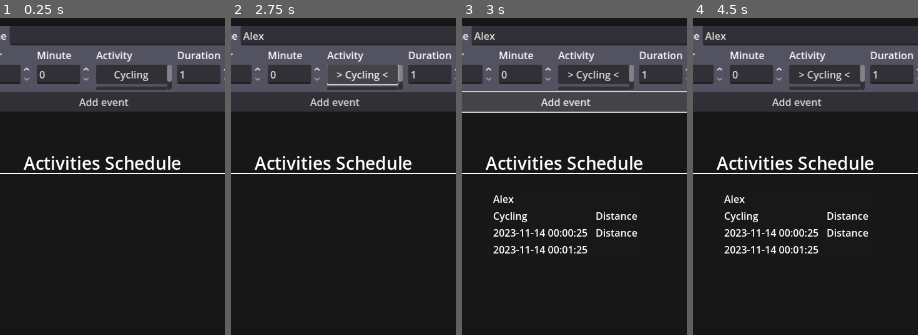
Above: before the commit, frames 1-4 (left to right).
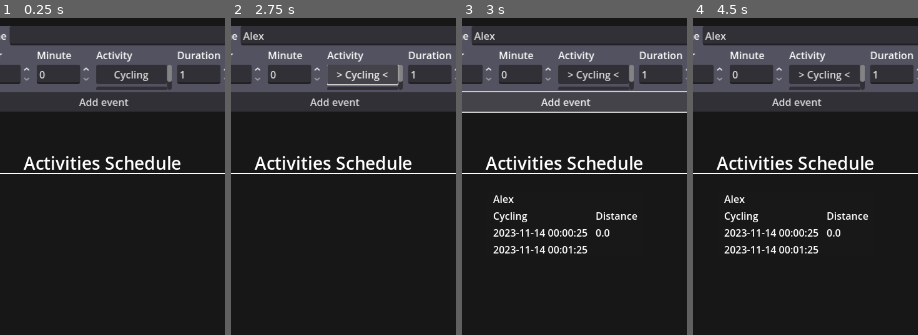
Above: after the commit, the same moments.

Repository: Faisa-l/AT-Interactivity-for-Activity-Project
Game: Godot game, scene res://Scenes/main.tscn
Two runs of this game, one before a commit and one after it. Both use one fixed random seed, a clock stepped at 60 frames per second and the inputs below. The engine's default icon, where the game draws it, is replaced by a stand-in: a white triangle on a blue panel in a dark square.
Inputs (mouse positions are % of the whole screen's width and height, from its top left):
- Up to frame 1 (0.25 s): no input
- Up to frame 2 (2.75 s): click (54, 3) at 0.52 s; type "Alex" at 0.6 s; click (89, 94) at 0.75 s; type "Alex" at 0.83 s; click "Cycling" at 1.25 s; click "> Cycling <" at 2 s
- Up to frame 3 (3 s): click "Walking" at 2.75 s
- Up to frame 4 (4.5 s): click "Add event" at 3.5 s; click "+1 Speed" at 4.25 s
The pictures show only the part of the screen within x 27-77%, y 0-50%; the shares and areas given below are measured in that part.

Frames 1-2 are identical in both runs. In frame 3, 0.3% of the frame differs, in the area x 59-78%, y 66-70%; in frame 4, 0.3%.

Commit message:
Add cycling tracker + fix incorrect notification bug
Bug meant that it would incorrectly update the notification of the activity. This is now fixed as the notification stores activities based on their title rather than activity name.

Diff:
--- a/Resources/cycling_resource.tres
+++ b/Resources/cycling_resource.tres
@@ -6,5 +6,10 @@
 script = ExtResource("1_x5iqu")
 activity_name = "Cycling"
 activity_Type = 2
+tracker_type = 2
 measurement = "Distance"
+stat_table = Dictionary[String, float]({
+"Endurance": 0.2,
+"Health": 0.1
+})
 metadata/_custom_type_script = "uid://dxbuf0hyuehtf"
--- /dev/null
+++ b/Scenes/cycling_tracker.tscn
@@ -0,0 +1,11 @@
+[gd_scene load_steps=2 format=3 uid="uid://xaug7pf560s0"]
+
+[ext_resource type="Script" uid="uid://ds0qo0c46biga" path="res://Scripts/cycling_tracker.gd" id="1_pynsh"]
+
+[node name="CyclingTracker" type="Node"]
+script = ExtResource("1_pynsh")
+speed = 5.0
+
+[node name="Timer" type="Timer" parent="."]
+
+[connection signal="timeout" from="Timer" to="." method="_on_timer_timeout"]
--- a/Scenes/main.tscn
+++ b/Scenes/main.tscn
@@ -1,10 +1,11 @@
-[gd_scene load_steps=7 format=3 uid="uid://cc2u0bi24a4bc"]
+[gd_scene load_steps=8 format=3 uid="uid://cc2u0bi24a4bc"]
 
 [ext_resource type="Script" uid="uid://dfqger3fdq053" path="res://Scripts/main.gd" id="1_8gbba"]
 [ext_resource type="PackedScene" uid="uid://darovhn36ipjb" path="res://Scenes/activity_scheduler.tscn" id="1_jjgbg"]
 [ext_resource type="PackedScene" uid="uid://cfj5mure47nf2" path="res://Scenes/friends_list.tscn" id="2_21xkr"]
 [ext_resource type="PackedScene" uid="uid://cnn2y8cbyyc2u" path="res://Scenes/event_creator.tscn" id="2_bo1nx"]
 [ext_resource type="PackedScene" uid="uid://dnxwb4t8pk6sq" path="res://Scenes/walking_tracker.tscn" id="2_jjvhh"]
+[ext_resource type="PackedScene" uid="uid://xaug7pf560s0" path="res://Scenes/cycling_tracker.tscn" id="3_6bp64"]
 [ext_resource type="PackedScene" uid="uid://c43owxn3dla16" path="res://Scenes/user_pet.tscn" id="5_kry3j"]
 
 [node name="Control" type="Control"]
@@ -29,9 +30,11 @@
 
 [node name="ActivityTracking" type="Node" parent="."]
 
+[node name="ActivityScheduler" parent="ActivityTracking" instance=ExtResource("1_jjgbg")]
+
 [node name="WalkingTracker" parent="ActivityTracking" instance=ExtResource("2_jjvhh")]
 
-[node name="ActivityScheduler" parent="ActivityTracking" instance=ExtResource("1_jjgbg")]
+[node name="CyclingTracker" parent="ActivityTracking" instance=ExtResource("3_6bp64")]
 
 [node name="EventCreator" parent="." instance=ExtResource("2_bo1nx")]
 layout_mode = 1
--- a/Scripts/activity_scheduler.gd
+++ b/Scripts/activity_scheduler.gd
@@ -18,6 +18,7 @@
 	var bstart : int = Time.get_unix_time_from_datetime_dict(starts)
 	var bend : int = bstart + (duration*60)
 	for event in schedule:
+		if title == event.title: return
 		var astart : int = Time.get_unix_time_from_datetime_dict(event.starts)
 		var aend : int = astart + (event.duration*60)
 		if (astart <= bend and bstart <= aend):
@@ -36,7 +37,30 @@
 # Timer duration will be when this checks for activities
 func _on_timer_timeout() -> void:
 
+	# If an event is currently running, emit that it has ran
+	if current_event: event_running.emit(current_event)
+
+	# Loop through all possible events in the schedule
+	for event in schedule:
+
+		# Check if an event needs to be started or ended
+		if is_event_active(event):
+			# Check if this event has just started
+			# An event would have started if the current event was null
+			if !current_event:
+				event_started.emit(event)
+				current_event = event
+			break
+		else:
+			# Check if this event has just ended
+			# An event would have ended if it were previously assigned
+			if event == current_event:
+				event_ended.emit(event)
+				current_event = null
+
+
 	# Loops through each event in the schedule and checks if it is active or not
+	'''
 	var assigned : bool = false
 	for event in schedule:
 		if !assigned and is_event_active(event):
@@ -44,6 +68,7 @@
 				current_event = event
 				event_started.emit(current_event)
 			assigned = true
+
 		# Stop this event if it is the current event
 		else:
 			if current_event and event == current_event:
@@ -53,6 +78,8 @@
 	# Run the tracker for the current event
 	if current_event:
 		event_running.emit(current_event)
+	'''
+
 
 # Checks if this event should be running
 func is_event_active(event : ScheduledActivity) -> bool:
--- a/Scripts/android_step_tracker.gd
+++ b/Scripts/android_step_tracker.gd
@@ -109,6 +109,7 @@
 
 
 func _on_check_for_binding_timeout() -> void:
+	if !valid: return
 
 	# Make sure step counter is initialised
 	initialise_step_counter()
--- /dev/null
+++ b/Scripts/cycling_tracker.gd
@@ -0,0 +1,28 @@
+class_name CyclingTracker extends ActivityTracker
+
+@export
+var speed : float = 1.0
+
+@onready
+var timer : Timer = $Timer
+
+var distance : float = 0.0
+
+func start():
+	timer.start()
+
+func pause():
+	timer.stop()
+
+func reset():
+	timer.stop()
+	distance = 0
+
+func end():
+	reset()
+
+
+
+func _on_timer_timeout() -> void:
+	distance += speed
+	result = distance
--- a/Scripts/friends_list.gd
+++ b/Scripts/friends_list.gd
@@ -26,7 +26,6 @@
 	current_friends += 1
 
 
-
 func _on_button_button_up() -> void:
 	if name_input.text.length() == 0: return
 
--- a/Scripts/main.gd
+++ b/Scripts/main.gd
@@ -8,6 +8,9 @@
 
 @onready
 var walking_tracker : WalkingTracker = $ActivityTracking/WalkingTracker
+
+@onready
+var cycling_tracker : CyclingTracker = $ActivityTracking/CyclingTracker
 
 @onready
 var notification_list : VBoxContainer = $ActivityNotifications
@@ -28,6 +31,7 @@
 	activity_scheduler.event_running.connect(process_event_running)
 
 	trackers[Enums.ActivityType.WALKING] = walking_tracker
+	trackers[Enums.ActivityType.CYCLING] = cycling_tracker
 
 func on_event_submitted(hours: int, minutes: int, activity : PhysicalActivity, duration : int, title : String) -> void:
 	# Convert to dictionary
@@ -40,7 +44,8 @@
 		var card : DisplayedActivityNotification = notification_scene.instantiate()
 		notification_list.add_child(card)
 		card.initialise(success)
-		notification_pairs[activity.activity_name] = card
+		card.activity_value_label.text = "0.0"
+		notification_pairs[title] = card
 
 # When a scheduled event starts, start the corresponding tracker
 func process_event_started(event: ScheduledActivity) -> void:
@@ -52,12 +57,12 @@
 	trackers[event.activity.tracker_type].end()
 	print("Activity result : " + event.activity.activity_name + " : " + str(trackers[event.activity.tracker_type].result))
 	user_pet.on_event_ended(event)
-	notification_pairs[event.activity.activity_name].queue_free()
+	notification_pairs[event.title].queue_free()
 
 # When a scheduled event is running, perform its tracker thing
 func process_event_running(event: ScheduledActivity) -> void:
 	event.result = trackers[event.activity.tracker_type].result
-	notification_pairs[event.activity.activity_name].activity_value_label.text = str(event.result)
+	notification_pairs[event.title].activity_value_label.text = str(event.result)
 
 
 #region debug
--- a/Scripts/walking_tracker.gd
+++ b/Scripts/walking_tracker.gd
@@ -15,8 +15,8 @@
 var android_step_counter : AndriodStepTracker = $AndroidStepTracker
 
 var distance_travelled : float
-var running : bool:
-	get: return !timer.is_stopped()
+# var running : bool:
+#	get: return !timer.is_stopped()
 
 # Starts the tracker
 func start():
Not shown, added: Scripts/cycling_tracker.gd.uid
